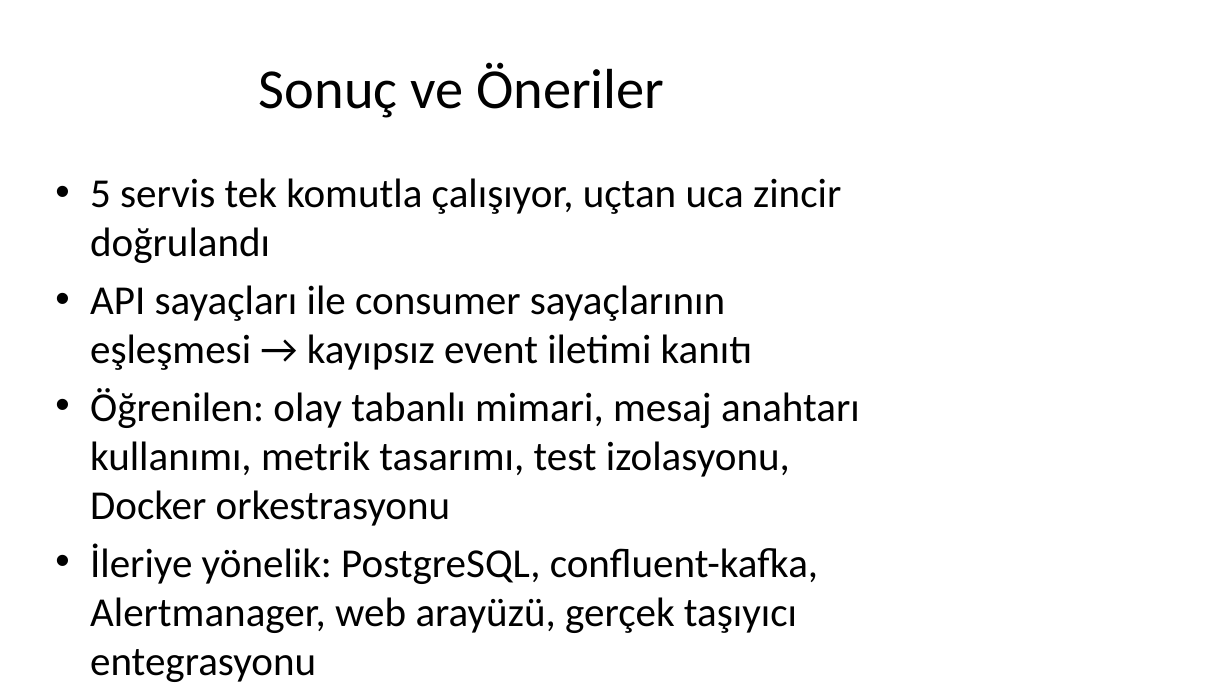
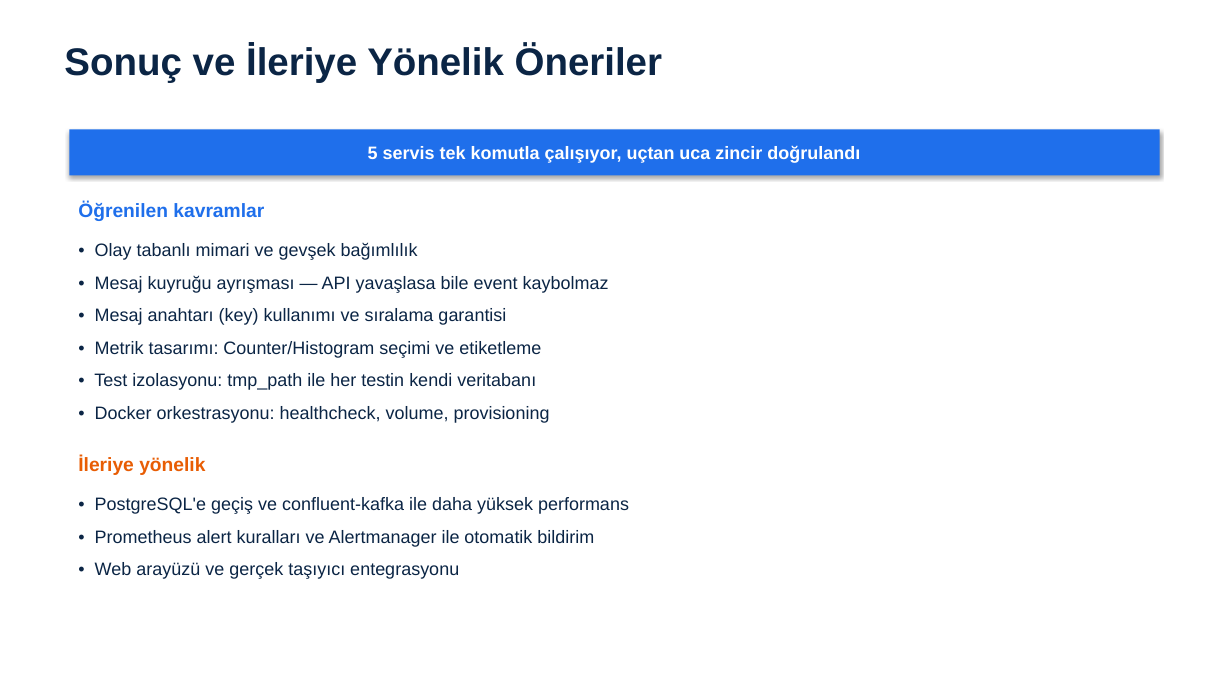
Before and after one commit to ErdemEmin/cargo-tracking, a slide deck: slide 12 of Kargo_Takip_Sistemi_Sunum.pptx. Drawn at 1232x693 pixels with LibreOffice and Linux fonts; fonts in the diff are those of the drawing. Boxes give left, top, right and bottom in pixels: in the first picture for what was removed or moved away, otherwise in the second. Text is boxed around its words. In the diff, an @@ line names an element or a change of style, - is before the commit and + after.

```diff
--- a/Kargo_Takip_Sistemi_Sunum.pptx
+++ b/Kargo_Takip_Sistemi_Sunum.pptx
@@ text "Sonuç ve İleriye Yönelik Öneriler" at [64, 45, 662, 83]: vertical alignment middle to top @@
@@ text at [64, 45, 662, 83]: text changed; size 44 to 30 pt; font Calibri to Arial; text colour #000000 to #0B2545; bold on @@
-Sonuç ve Öneriler
+Sonuç ve İleriye Yönelik Öneriler
@@ rectangle "5 servis tek komutla çalışıyor, ...": place and size @@
-rectangle "5 servis tek komutla çalışıyor, ..." at [90, 178, 860, 633]
+rectangle "5 servis tek komutla çalışıyor, ..." at [69, 129, 1160, 176]
@@ rectangle "5 servis tek komutla çalışıyor, ..." at [69, 129, 1160, 176]: size 32 to 14 pt, font Calibri to Arial, text colour #000000 to #FFFFFF, bold on; alignment left to centre; bullet • to none; less space between paragraphs; vertical alignment top to middle; fill none to #1F6FEB; shadow on @@
@@ text added at [78, 202, 264, 221], 15 pt, text #1F6FEB, bold @@
+Öğrenilen kavramlar
@@ text added at [94, 242, 609, 423], 14 pt, text #0B2545 @@
+• Olay tabanlı mimari ve gevşek bağımlılık
+• Mesaj kuyruğu ayrışması — API yavaşlasa bile event kaybolmaz
+• Mesaj anahtarı (key) kullanımı ve sıralama garantisi
+• Metrik tasarımı: Counter/Histogram seçimi ve etiketleme
+• Test izolasyonu: tmp_path ile her testin kendi veritabanı
+• Docker orkestrasyonu: healthcheck, volume, provisioning
@@ text in rectangle at [90, 285, 860, 633]: paragraphs removed @@
-• API sayaçları ile consumer sayaçlarının eşleşmesi → kayıpsız event iletimi kanıtı
-• Öğrenilen: olay tabanlı mimari, mesaj anahtarı kullanımı, metrik tasarımı, test izolasyonu, Docker orkestrasyonu
-• İleriye yönelik: PostgreSQL, confluent-kafka, Alertmanager, web arayüzü, gerçek taşıyıcı entegrasyonu
@@ text added at [78, 457, 205, 475], 15 pt, text #E85D04, bold @@
+İleriye yönelik
@@ text added at [95, 497, 629, 579], 14 pt, text #0B2545 @@
+• PostgreSQL'e geçiş ve confluent-kafka ile daha yüksek performans
+• Prometheus alert kuralları ve Alertmanager ile otomatik bildirim
+• Web arayüzü ve gerçek taşıyıcı entegrasyonu
```
Also in this commit, not shown: 11 other slides changed, 3 other files.
